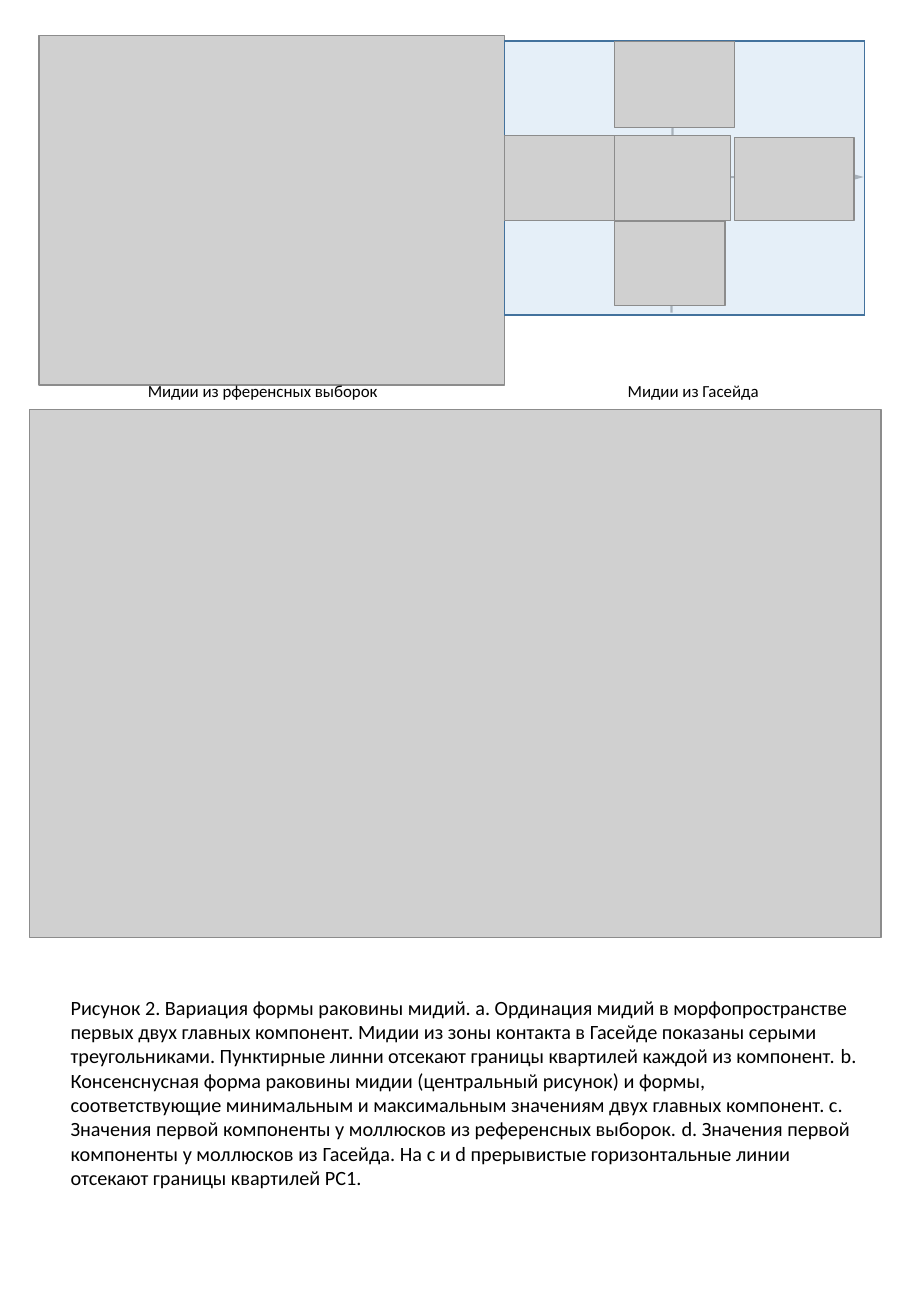
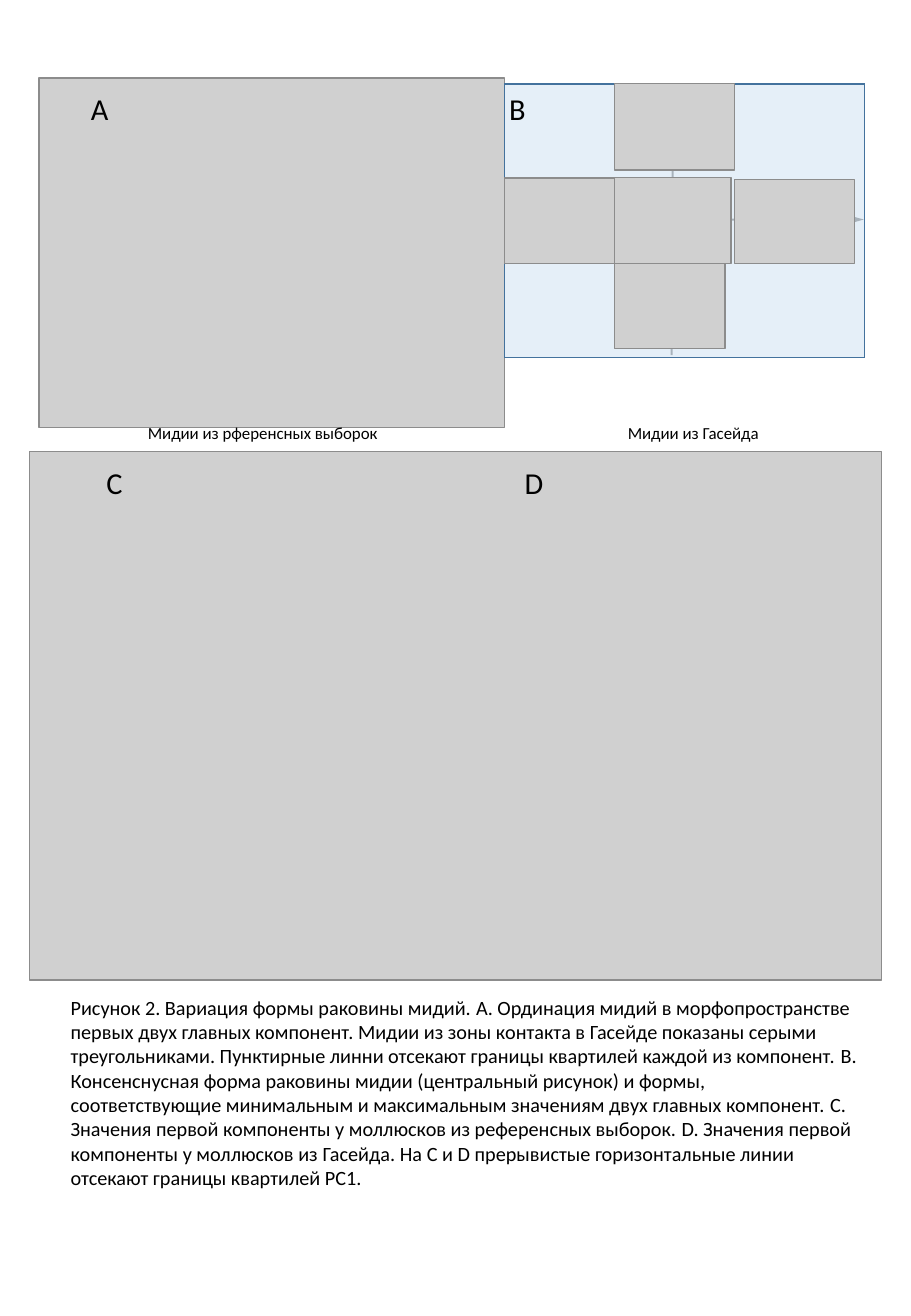
Before and after one commit to polydora/Articles_in_progress, a slide deck: slide 2 of Edulis trossulus galloprovincialis in Goseid/R_calc_geomorph/Figures/Блок иллюстарций морфология.pptx. Drawn at 911x1316 pixels with LibreOffice and Linux fonts; fonts in the diff are those of the drawing; grey boxes stand for pictures. Boxes give left, top, right and bottom in pixels: in the first picture for what was removed or moved away, otherwise in the second. Text is boxed around its words. In the diff, an @@ line names an element or a change of style, - is before the commit and + after.

```diff
--- a/Edulis trossulus galloprovincialis in Goseid/R_calc_geomorph/Figures/Блок иллюстарций морфология.pptx
+++ b/Edulis trossulus galloprovincialis in Goseid/R_calc_geomorph/Figures/Блок иллюстарций морфология.pptx
@@ 6 pictures, 2 texts, 2 arrows, 1 rectangle: place and size @@
-6 pictures, 2 texts, 2 arrows, 1 rectangle at <box>30,35,882,938</box>
+6 pictures, 2 texts, 2 arrows, 1 rectangle at <box>30,78,882,980</box>
@@ text added at <box>91,100,109,120</box>, 18 pt, text #000000 @@
+A
@@ text added at <box>509,100,525,120</box>, 18 pt, text #000000 @@
+B
@@ picture: place and size @@
-picture at <box>615,135,731,221</box>
+picture at <box>615,177,731,264</box>
@@ text added at <box>106,474,122,494</box>, 18 pt, text #000000 @@
+C
@@ text added at <box>525,474,544,494</box>, 18 pt, text #000000 @@
+D
@@ text at <box>71,1001,857,1189</box>: text changed @@
-Рисунок 2. Вариация формы раковины мидий. а. Ординация мидий в морфопространстве первых двух главных компонент. Мидии из зоны контакта в Гасейде показаны серыми треугольниками. Пунктирные линни отсекают границы квартилей каждой из компонент. b. Консенснусная форма раковины мидии (центральный рисунок) и формы, соответствующие минимальным и максимальным значениям двух главных компонент. с. Значения первой компоненты у моллюсков из референсных выборок. d. Значения первой компоненты у моллюсков из Гасейда. На c и d прерывистые горизонтальные линии отсекают границы квартилей PC1.
+Рисунок 2. Вариация формы раковины мидий. A. Ординация мидий в морфопространстве первых двух главных компонент. Мидии из зоны контакта в Гасейде показаны серыми треугольниками. Пунктирные линни отсекают границы квартилей каждой из компонент. B. Консенснусная форма раковины мидии (центральный рисунок) и формы, соответствующие минимальным и максимальным значениям двух главных компонент. C. Значения первой компоненты у моллюсков из референсных выборок. D. Значения первой компоненты у моллюсков из Гасейда. На C и D прерывистые горизонтальные линии отсекают границы квартилей PC1.
```
Also in this commit, not shown: 1 slide added, 1 slide removed, 12 other files.
